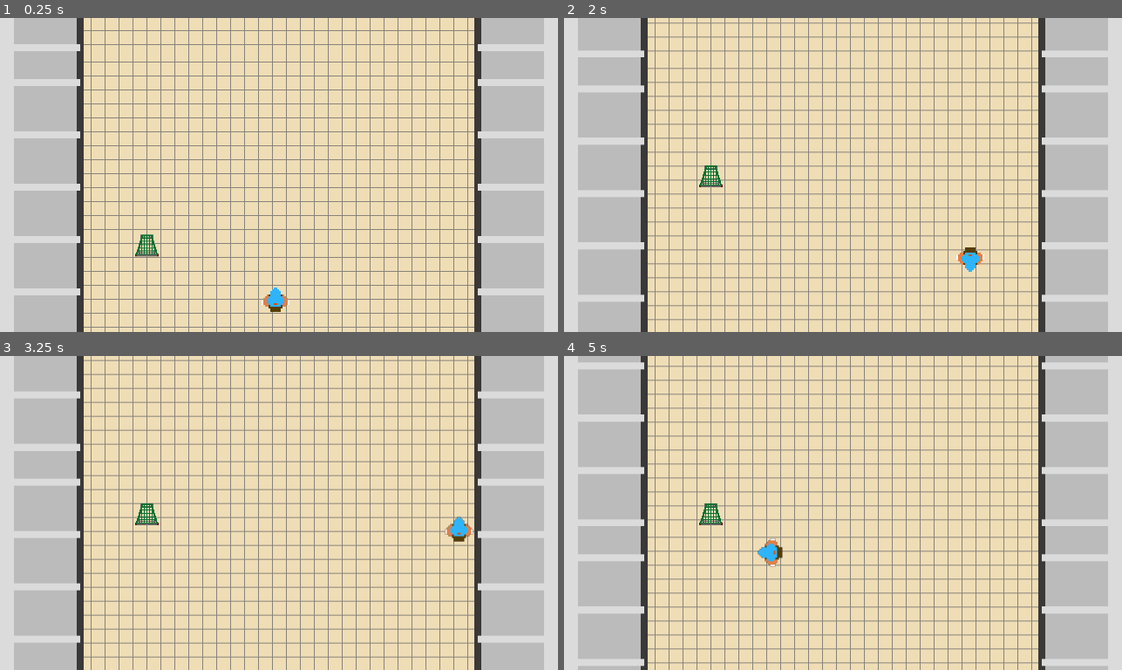
Above: before the commit, frames 1-4 (two rows, left to right).
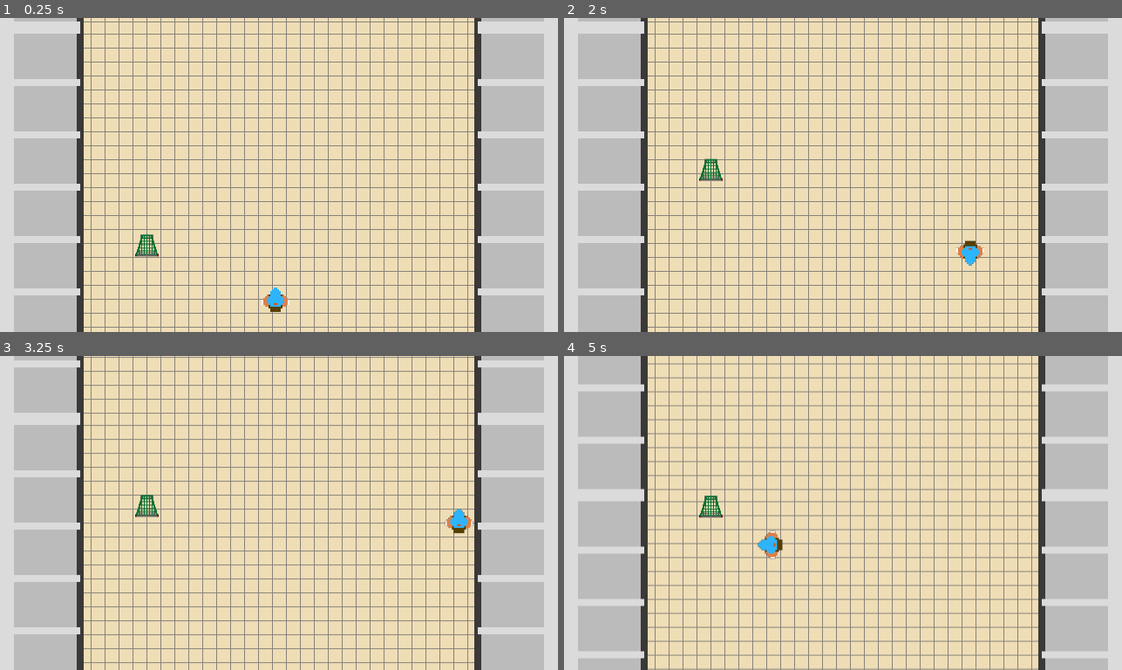
Above: after the commit, the same moments.

Repository: SpeedyLom/wild-jam-65
Game: Godot game, scene res://scenes/game.tscn
Two runs of this game, one before a commit and one after it. Both use one fixed random seed, a clock stepped at 60 frames per second and the inputs below.
Inputs:
- Up to frame 1 (0.25 s): no input
- Up to frame 2 (2 s): hold D (right) 0.53-1.28 s; hold S (down) from 1.28 s (still down)
- Up to frame 3 (3.25 s): release S (down) at 2.03 s; hold D (right) 2.03-2.78 s; hold W (up) from 2.78 s (still down)
- Up to frame 4 (5 s): release W (up) at 3.53 s; hold A (left) from 3.53 s (still down)

The runs differ from the first frame. In frame 1, 2.4% of the frame differs, in the area x 2-98%, y 1-11%; in frame 2, 19%; in frame 3, 19%; in frame 4, 23%, in the area x 2-98%, y 1-100%.

Commit message:
Infinite aisles

Diff:
--- a/project.godot
+++ b/project.godot
@@ -19,7 +19,6 @@
 
 window/size/viewport_width=640
 window/size/viewport_height=360
-window/size/mode=2
 window/stretch/mode="viewport"
 window/stretch/aspect="keep_width"
 window/stretch/scale_mode="integer"
--- /dev/null
+++ b/scenes/aisle.gd
@@ -0,0 +1,12 @@
+extends Node2D
+
+@onready var Aisle := preload("res://scenes/aisle.tscn")
+
+func _on_visible_on_screen_notifier_2d_screen_exited():
+	var aisle = Aisle.instantiate()
+
+	aisle.global_position = global_position + Vector2(0, -732)
+	print(aisle.global_position)
+
+	add_sibling(aisle)
+	queue_free()
--- a/scenes/aisle.tscn
+++ b/scenes/aisle.tscn
@@ -1,9 +1,11 @@
-[gd_scene load_steps=3 format=3 uid="uid://78evlvu2rxtg"]
+[gd_scene load_steps=4 format=3 uid="uid://78evlvu2rxtg"]
 
+[ext_resource type="Script" path="res://scenes/aisle.gd" id="1_cd70y"]
 [ext_resource type="PackedScene" uid="uid://bb4024iotrs8t" path="res://tile_map.tscn" id="1_vo4wf"]
 [ext_resource type="PackedScene" uid="uid://bv72dmrsa8525" path="res://objects/shelves.tscn" id="2_vtmql"]
 
 [node name="Aisle" type="Node2D"]
+script = ExtResource("1_cd70y")
 
 [node name="TileMap" parent="." instance=ExtResource("1_vo4wf")]
 layer_0/tile_data = PackedInt32Array(0, 0, 0, 65536, 0, 0, 131072, 0, 0, 196608, 0, 0, 262144, 0, 0, 327680, 0, 0, 3932 …(12867 unchanged characters)…
@@ -28,3 +30,8 @@
 [node name="Shelves6" parent="." instance=ExtResource("2_vtmql")]
 position = Vector2(576, 304)
 rotation = 3.14159
+
+[node name="VisibleOnScreenNotifier2D" type="VisibleOnScreenNotifier2D" parent="."]
+rect = Rect2(20, 100, 600, 600)
+
+[connection signal="screen_exited" from="VisibleOnScreenNotifier2D" to="." method="_on_visible_on_screen_notifier_2d_screen_exited"]
--- a/scenes/level_1.gd
+++ b/scenes/level_1.gd
@@ -4,7 +4,7 @@
 @onready var Aisles := $Aisles
 
 var aislePosition := -0
-const aisleHeight := -340
+const aisleHeight := -366
 
 func _ready():
 	var aisle = Aisle.instantiate()
--- a/scenes/trolley.tscn
+++ b/scenes/trolley.tscn
@@ -23,6 +23,7 @@
 [node name="Camera2D" type="Camera2D" parent="."]
 limit_left = 0
 limit_bottom = 350
+position_smoothing_enabled = true
 
 [node name="CollisionShape2D2" type="CollisionShape2D" parent="."]
 position = Vector2(152, 113)
